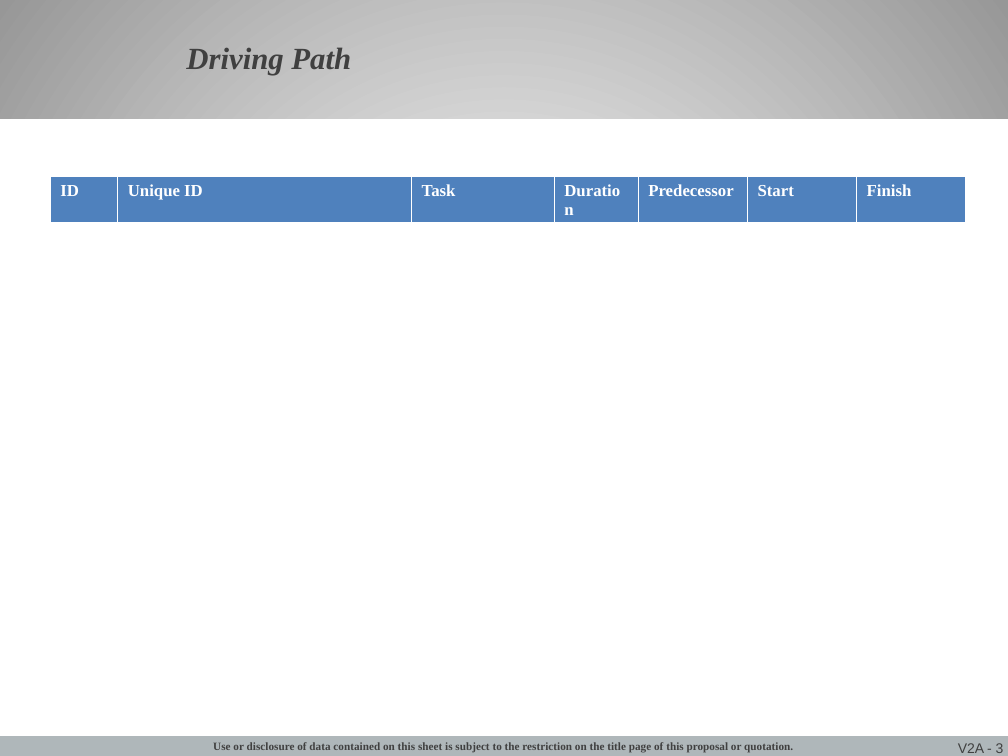
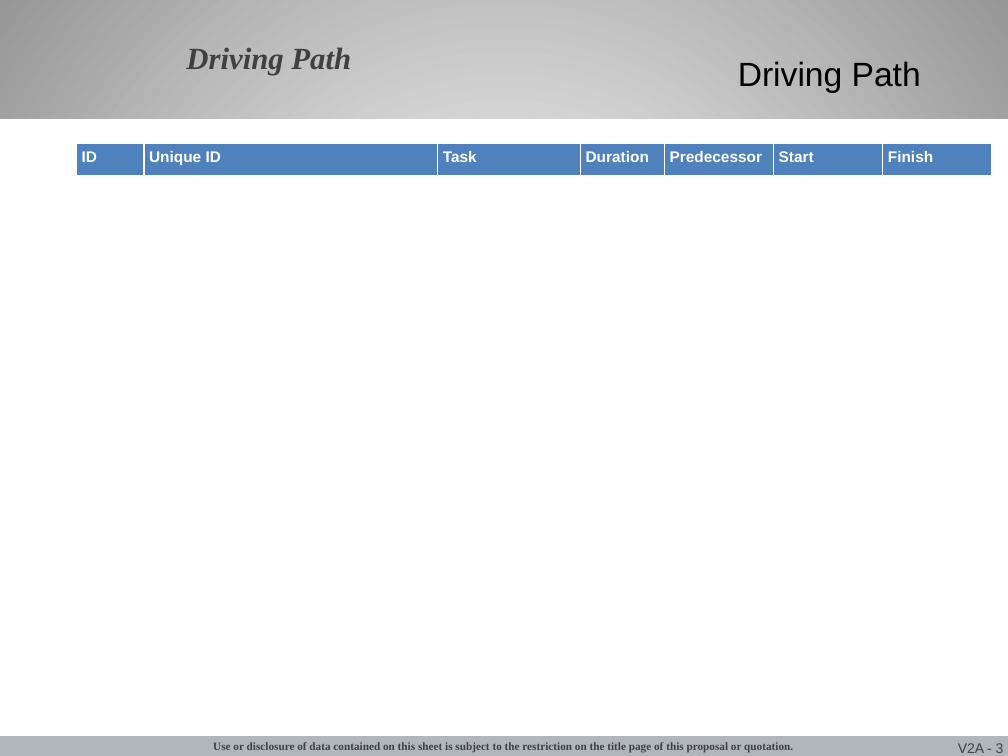
Before and after one commit to jgoodso2/PMMP, a slide deck: slide 3 of PMMPresentation/pkg/Debug/PMMPresentation/PMMPresentation_WebElements/Templates/PMM Template.pptx. Drawn at 1008x756 pixels with LibreOffice and Linux fonts; fonts in the diff are those of the drawing; background and template pictures are left out. Boxes give left, top, right and bottom in pixels: in the first picture for what was removed or moved away, otherwise in the second. Text is boxed around its words. In the diff, an @@ line names an element or a change of style, - is before the commit and + after.

Commit message:
A Table version with Simplified Security, Setings page and New Presentation Page call all the event handlers with new Security mechanism

```diff
--- a/PMMPresentation/pkg/Debug/PMMPresentation/PMMPresentation_WebElements/Templates/PMM Template.pptx
+++ b/PMMPresentation/pkg/Debug/PMMPresentation/PMMPresentation_WebElements/Templates/PMM Template.pptx
@@ text added at (x1=738, y1=61, x2=921, y2=93), 24 pt, text #000000 @@
+Driving Path
@@ table at (x1=77, y1=144, x2=991, y2=177) @@
@@ size 12 to 11 pt, font Times New Roman to Arial @@
@@ table resized from (x1=50, y1=176, x2=965, y2=227) to (x1=77, y1=144, x2=991, y2=177) @@
```
Also in this commit, not shown: 3 other slides changed, 2 slides added, 2 slides removed, 52 other files.
